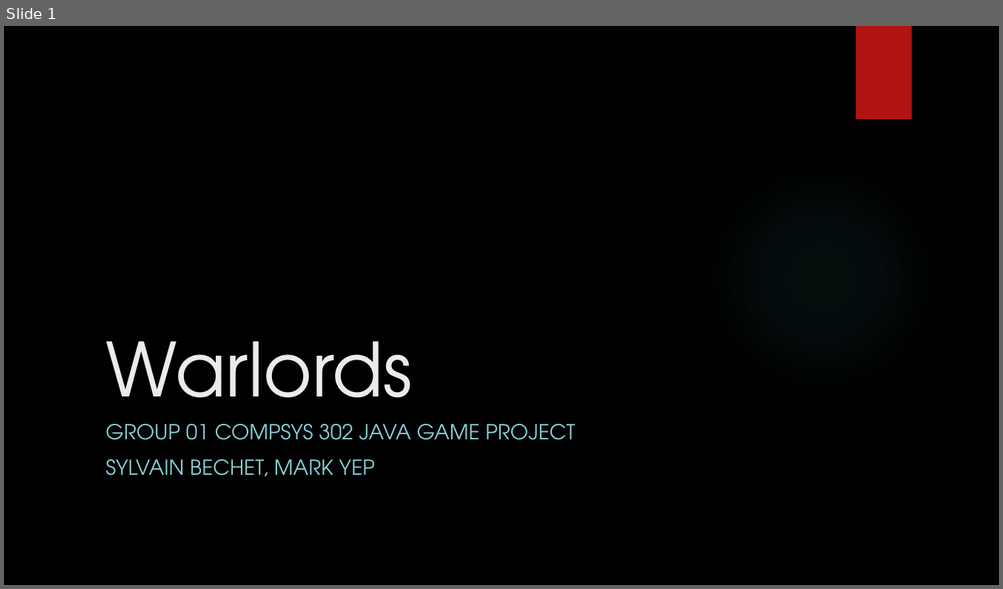
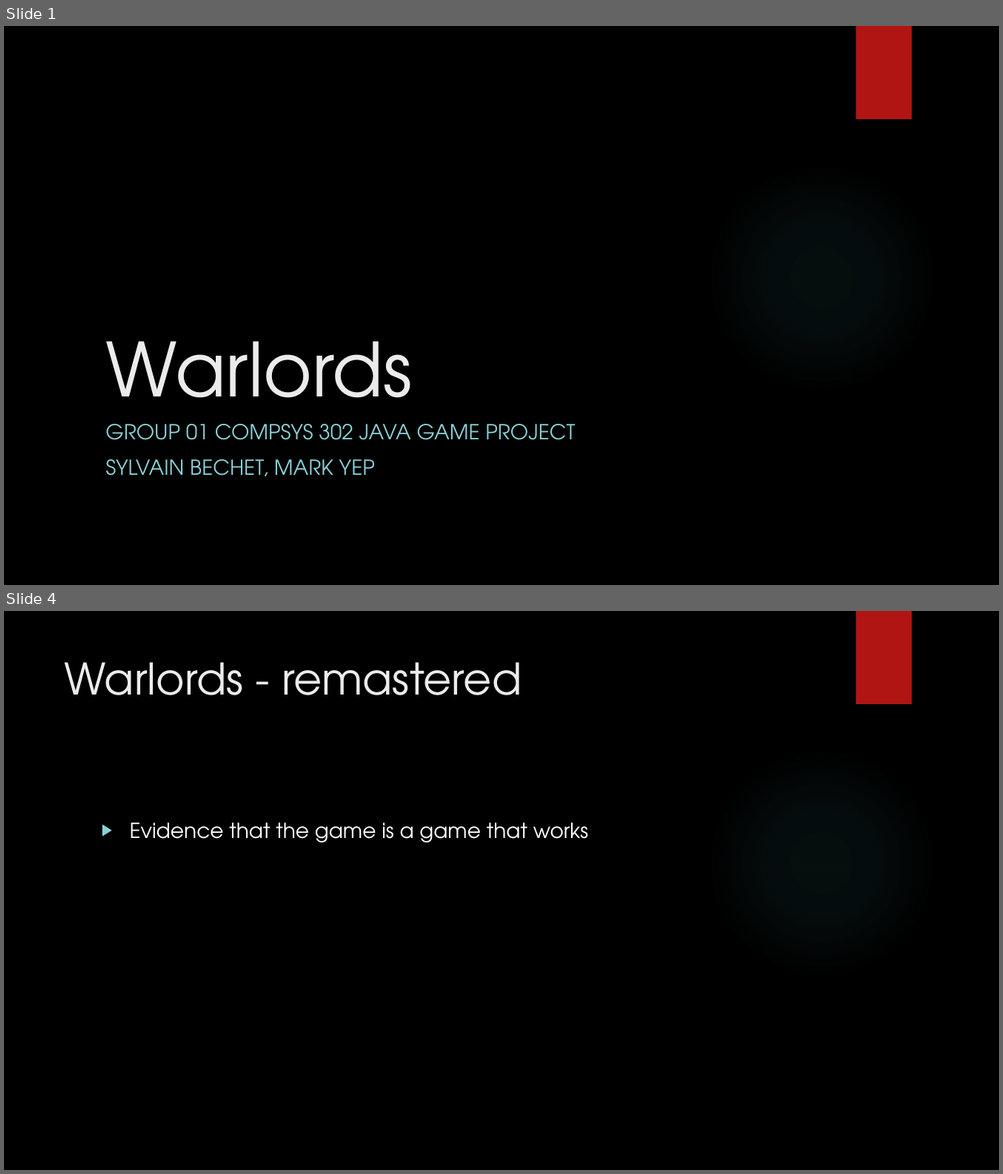
Before and after one commit to nz-Mark-Y/JavaGameProject, a slide deck: Group 01 Final Submission Presentation.pptx. Shown one above the other, each under a label of ours: slide 1 before the commit, slides 1 and 4 after it; the slides between them are not shown. The pictures are 1003x589 and 1003x1174 pixels, drawn with LibreOffice and Linux fonts; fonts in the diff are those of the drawing; background and template pictures are left out. Boxes give left, top, right and bottom in pixels: in the first picture for what was removed or moved away, otherwise in the second. Text is boxed around its words. In the diff, an @@ line names an element or a change of style, - is before the commit and + after.

```diff
--- a/Group 01 Final Submission Presentation.pptx
+++ b/Group 01 Final Submission Presentation.pptx
@@ slide 4 added at [4,611,999,1170], background picture (left out); not listed: 2 template elements that a slide beside it also shows @@
@@ title added at [64,662,521,695], 42 pt, text #EBEBEB @@
+Warlords - remastered
@@ text added at [130,823,588,843], 20 pt, text #FFFFFF @@
+▶ Evidence that the game is a game that works
```
Also in this commit, not shown: 5 other slides added, 1 slide removed.
